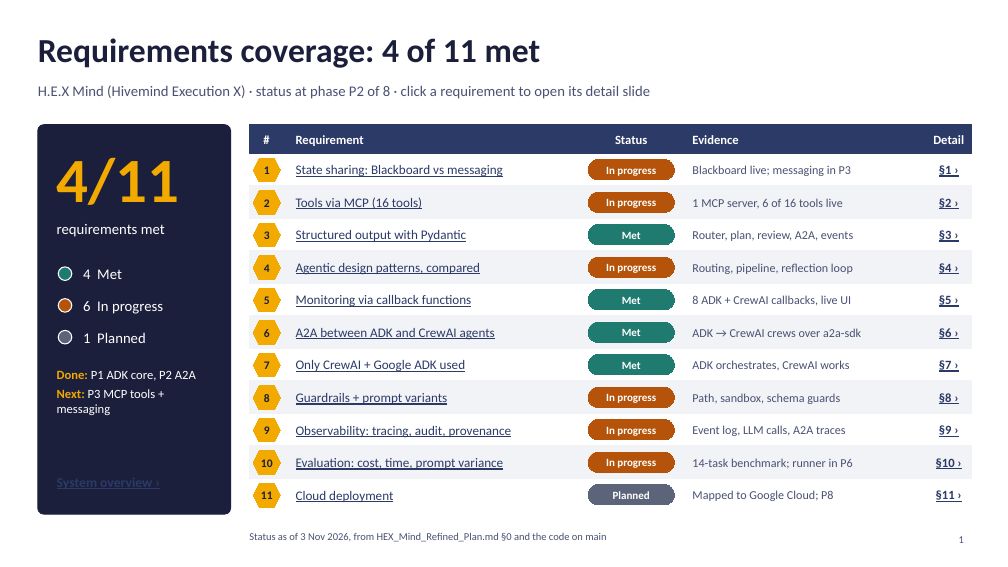
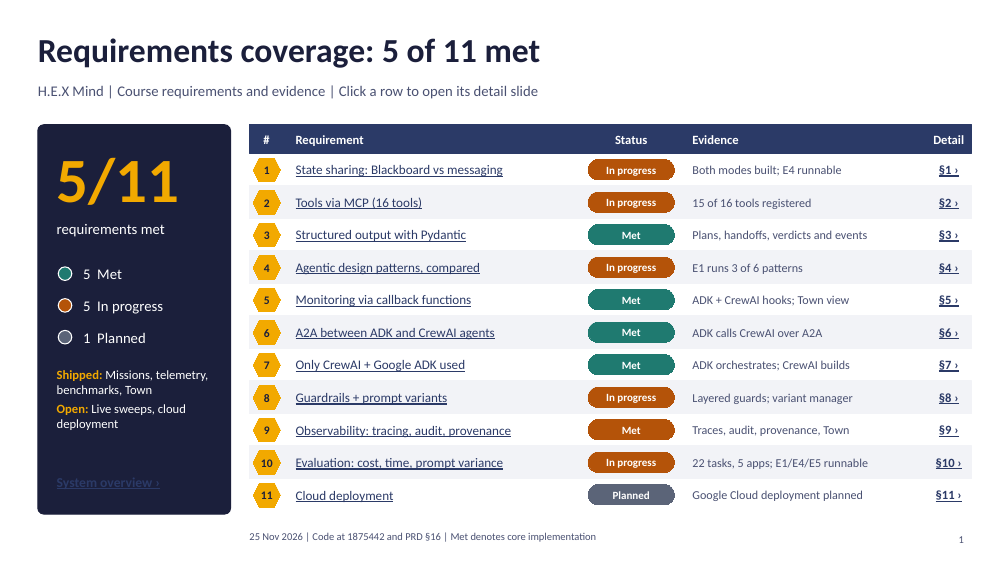
Before and after one commit to Cykikz/HEX, a slide deck: slide 1 of HEX_Mind_Requirements_Coverage_v2.pptx. Drawn at 1008x567 pixels with LibreOffice and Linux fonts; fonts in the diff are those of the drawing. Boxes give left, top, right and bottom in pixels: in the first picture for what was removed or moved away, otherwise in the second. Text is boxed around its words. In the diff, an @@ line names an element or a change of style, - is before the commit and + after.

Commit message:
Refresh course requirements coverage and record HEX Town

```diff
--- a/HEX_Mind_Requirements_Coverage_v2.pptx
+++ b/HEX_Mind_Requirements_Coverage_v2.pptx
@@ title at box(38, 38, 541, 68): text changed @@
-Requirements coverage: 4 of 11 met
+Requirements coverage: 5 of 11 met
@@ text at box(38, 86, 539, 99): text changed @@
-H.E.X Mind (Hivemind Execution X) · status at phase P2 of 8 · click a requirement to open its detail slide
+H.E.X Mind | Course requirements and evidence | Click a row to open its detail slide
@@ text at box(57, 157, 180, 205): text changed @@
-4/11
+5/11
@@ text at box(692, 165, 841, 175): text changed @@
-Blackboard live; messaging in P3
+Both modes built; E4 runnable
@@ text at box(692, 198, 811, 209): text changed @@
-1 MCP server, 6 of 16 tools live
+15 of 16 tools registered
@@ text at box(692, 230, 867, 241): text changed @@
-Router, plan, review, A2A, events
+Plans, handoffs, verdicts and events
@@ text at box(83, 269, 122, 279): text changed @@
-4 Met
+5 Met
@@ text at box(692, 263, 803, 274): text changed @@
-Routing, pipeline, reflection loop
+E1 runs 3 of 6 patterns
@@ text at box(692, 295, 850, 305): text changed @@
-8 ADK + CrewAI callbacks, live UI
+ADK + CrewAI hooks; Town view
@@ text at box(83, 301, 163, 314): text changed @@
-6 In progress
+5 In progress
@@ text at box(692, 328, 822, 337): text changed @@
-ADK → CrewAI crews over a2a-sdk
+ADK calls CrewAI over A2A
@@ text at box(57, 370, 208, 430): text changed @@
-Done: P1 ADK core, P2 A2A
-Next: P3 MCP tools + messaging
+Shipped: Missions, telemetry, benchmarks, Town
+Open: Live sweeps, cloud deployment
@@ text at box(692, 360, 850, 370): text changed @@
-ADK orchestrates, CrewAI works
+ADK orchestrates; CrewAI builds
@@ text at box(692, 393, 852, 404): text changed @@
-Path, sandbox, schema guards
+Layered guards; variant manager
@@ text in rounded rectangle at box(622, 427, 641, 434): text changed @@
-In progress
+Met
@@ text at box(692, 426, 849, 436): text changed @@
-Event log, LLM calls, A2A traces
+Traces, audit, provenance, Town
@@ text at box(692, 458, 868, 469): text changed @@
-14-task benchmark; runner in P6
+22 tasks, 5 apps; E1/E4/E5 runnable
@@ text at box(692, 490, 863, 501): text changed @@
-Mapped to Google Cloud; P8
+Google Cloud deployment planned
@@ text at box(249, 532, 596, 542): text changed @@
-Status as of 3 Nov 2026, from HEX_Mind_Refined_Plan.md §0 and the code on main
+25 Nov 2026 | Code at 1875442 and PRD §16 | Met denotes core implementation
```
Also in this commit, not shown: 12 other slides changed, 1 other file.
